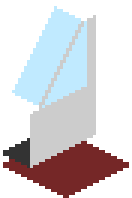
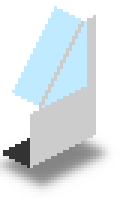
The second 132×198 image is a revision of the first. Changes to its layers:
added layer "Shadow copy" (60%) above "Bottom" over left=0, top=135, right=120, bottom=198
hid "Bottom" over left=3, top=135, right=129, bottom=198
